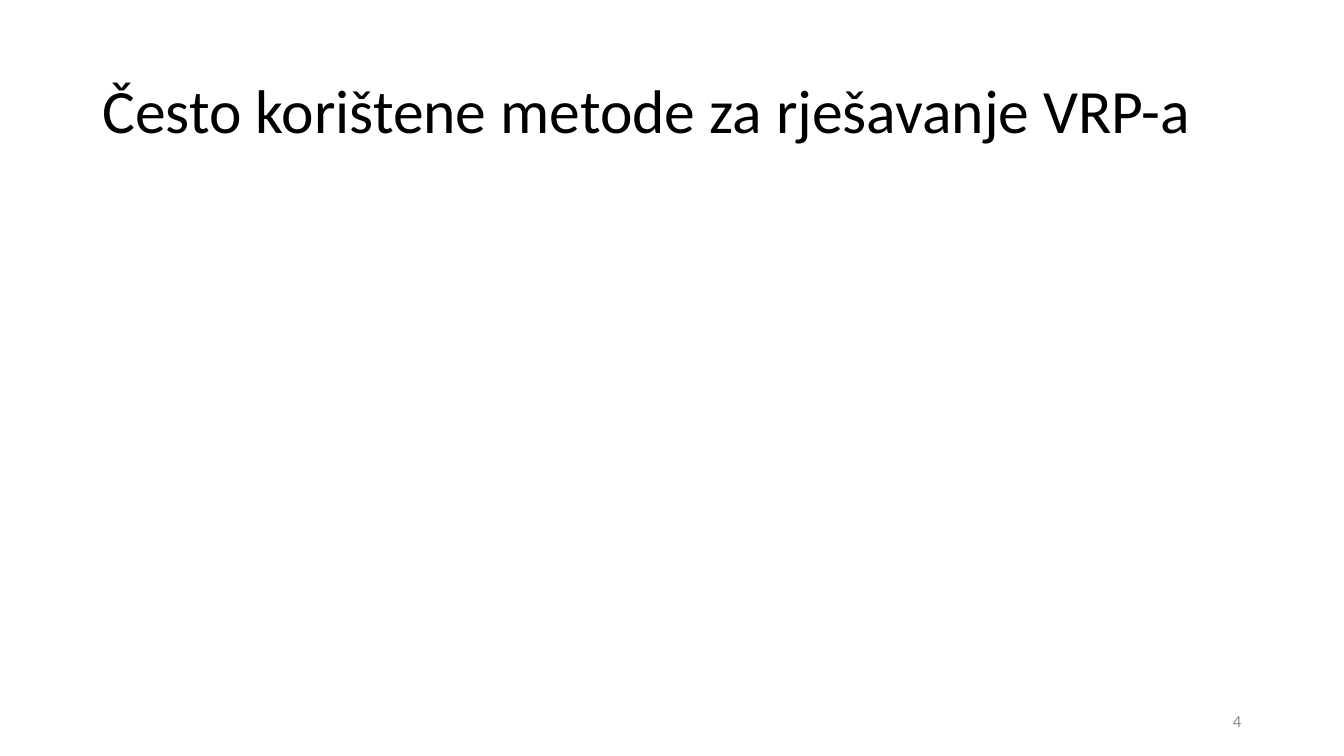
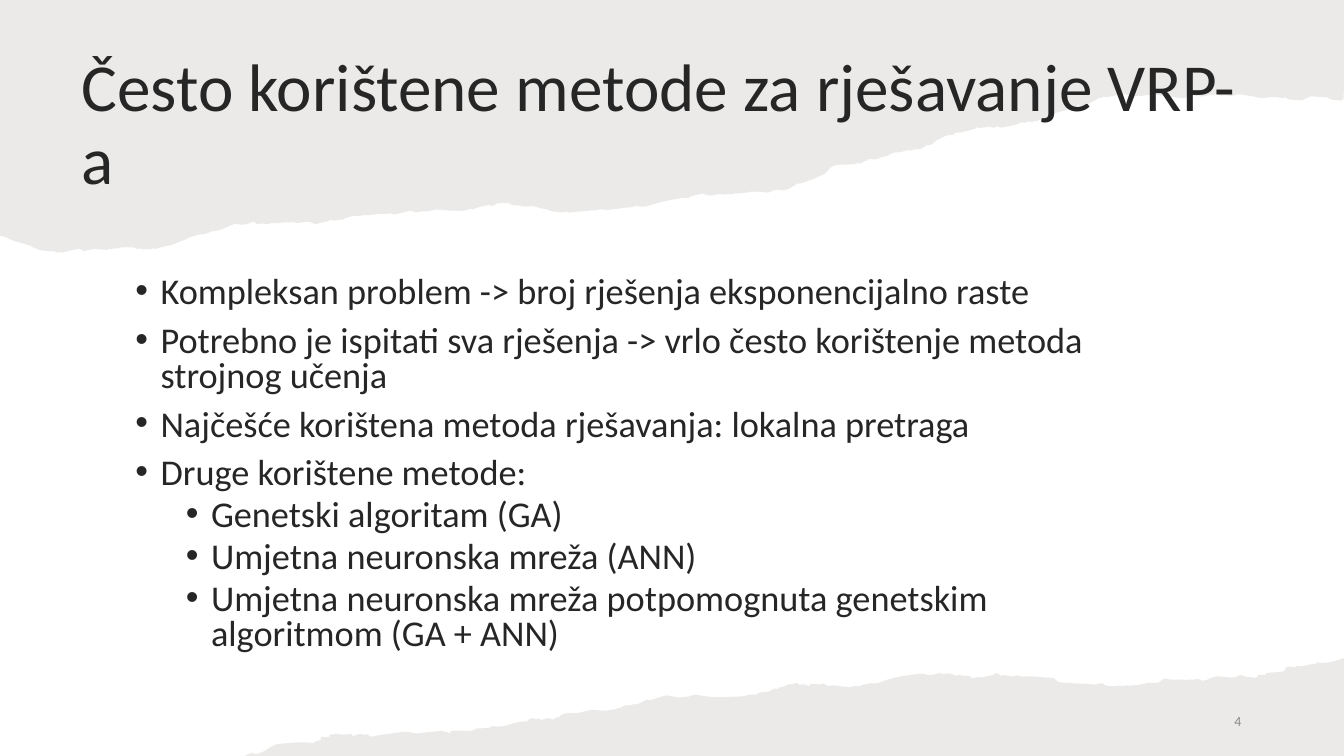
Before and after one commit to TinJukic/Seminar-2, a slide deck: slide 4 of Rješavanje problema usmjeravanja električnih vozila - Tin Jukić.pptx. Drawn at 1344x756 pixels with LibreOffice and Linux fonts; fonts in the diff are those of the drawing. Boxes give left, top, right and bottom in pixels: in the first picture for what was removed or moved away, otherwise in the second. Text is boxed around its words. In the diff, an @@ line names an element or a change of style, - is before the commit and + after.

```diff
--- a/Rješavanje problema usmjeravanja električnih vozila - Tin Jukić.pptx
+++ b/Rješavanje problema usmjeravanja električnih vozila - Tin Jukić.pptx
@@ freeform shape added at box(0, 0, 1344, 253), fill #82766A at 15% opacity @@
@@ title "Često korištene metode za rješavanje ...": place and size @@
-title "Često korištene metode za rješavanje ..." at box(102, 82, 1191, 144)
+title "Često korištene metode za rješavanje ..." at box(81, 56, 1236, 185)
@@ title "Često korištene metode za rješavanje ..." at box(81, 56, 1236, 185): size 44 to 48 pt, text colour #000000 to #262626 @@
@@ text added at box(161, 278, 1082, 653), 25.9 pt, text #262626 @@
+• Kompleksan problem -> broj rješenja eksponencijalno raste
+• Potrebno je ispitati sva rješenja -> vrlo često korištenje metoda strojnog učenja
+• Najčešće korištena metoda rješavanja: lokalna pretraga
+• Druge korištene metode:
+  • Genetski algoritam (GA)
+  • Umjetna neuronska mreža (ANN)
+  • Umjetna neuronska mreža potpomognuta genetskim algoritmom (GA + ANN)
@@ freeform shape added at box(245, 658, 1344, 756), fill #82766A at 15% opacity @@
@@ page number at box(1234, 717, 1241, 726): size 12 to 10 pt; more space between paragraphs @@
```
Also in this commit, not shown: 3 other slides changed, 3 slides added, 1 slide removed, 2 other files.
